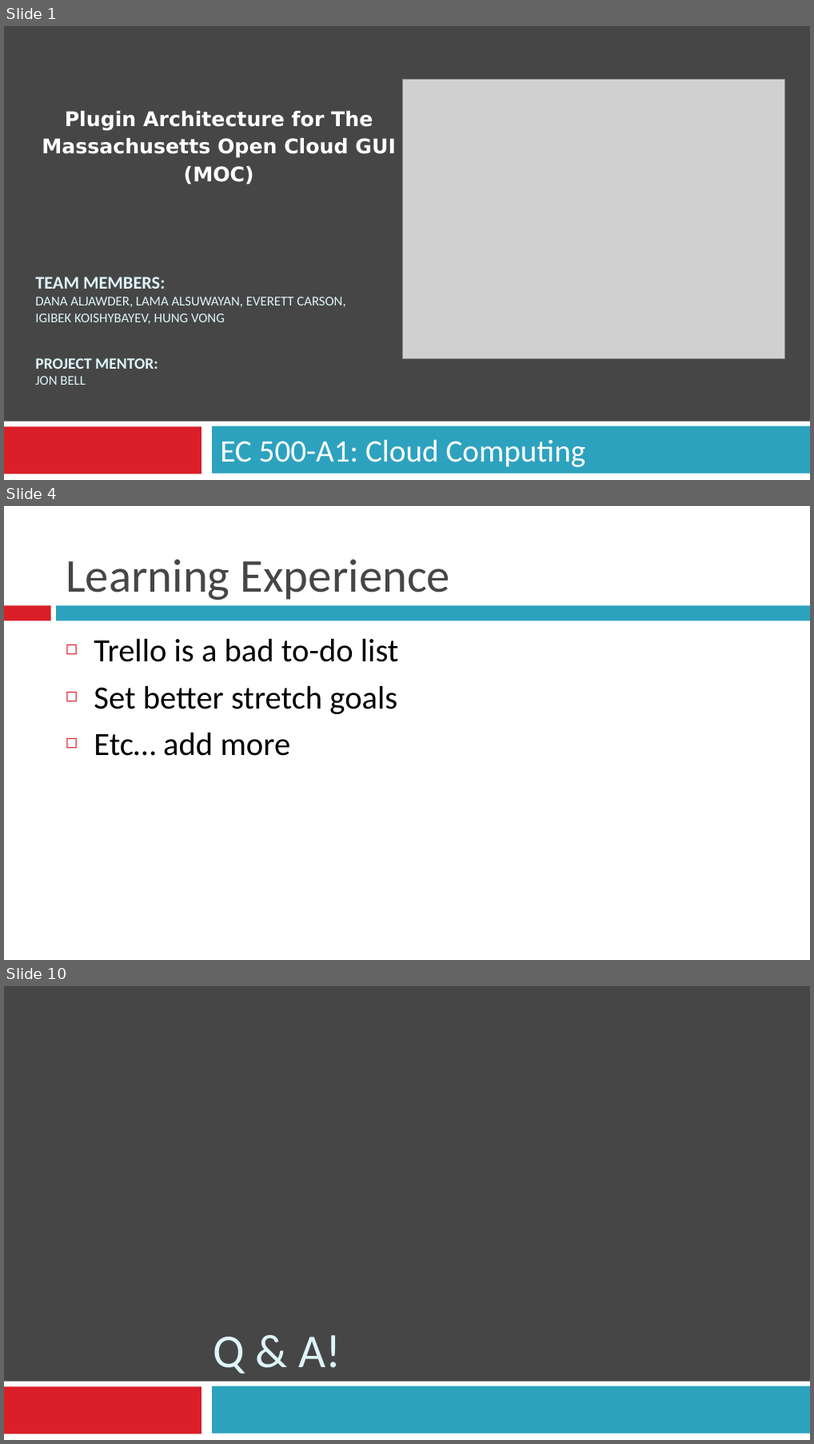
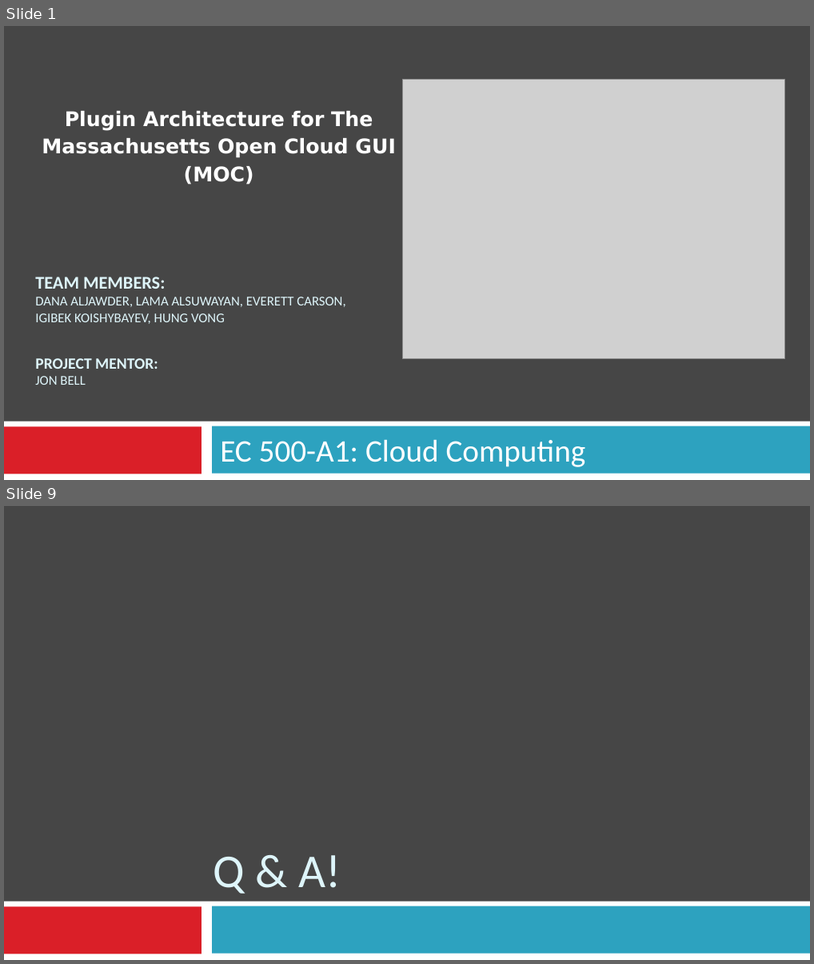
Before and after one commit to BU-EC500-SP15/moc-gui-plugins, a slide deck: MOCUIPlugin-Demo2.pptx. Shown one above the other, each under a label of ours: slides 1, 4 and 10 before the commit, slides 1 and 9 after it; the slides between them are not shown. The pictures are 814x1444 and 814x964 pixels, drawn with LibreOffice and Linux fonts; fonts in the diff are those of the drawing; grey boxes stand for pictures. Boxes give left, top, right and bottom in pixels: in the first picture for what was removed or moved away, otherwise in the second. Text is boxed around its words. In the diff, an @@ line names an element or a change of style, - is before the commit and + after.

```diff
--- a/MOCUIPlugin-Demo2.pptx
+++ b/MOCUIPlugin-Demo2.pptx
@@ slide 4 removed at bbox=[4, 506, 810, 960], background #FFFFFF @@
@@ title removed at bbox=[66, 559, 450, 600] @@
-Learning Experience
@@ rectangle removed at bbox=[4, 606, 50, 621] @@
@@ rectangle removed at bbox=[57, 606, 810, 621] @@
@@ text removed at bbox=[94, 638, 399, 756] @@
-◻ Trello is a bad to-do list
-◻ Set better stretch goals
-◻ Etc… add more
@@ what was slide 10 is now slide 9 @@
```
Also in this commit, not shown: 5 slides changed, 2 slides added, 2 other slides removed.
